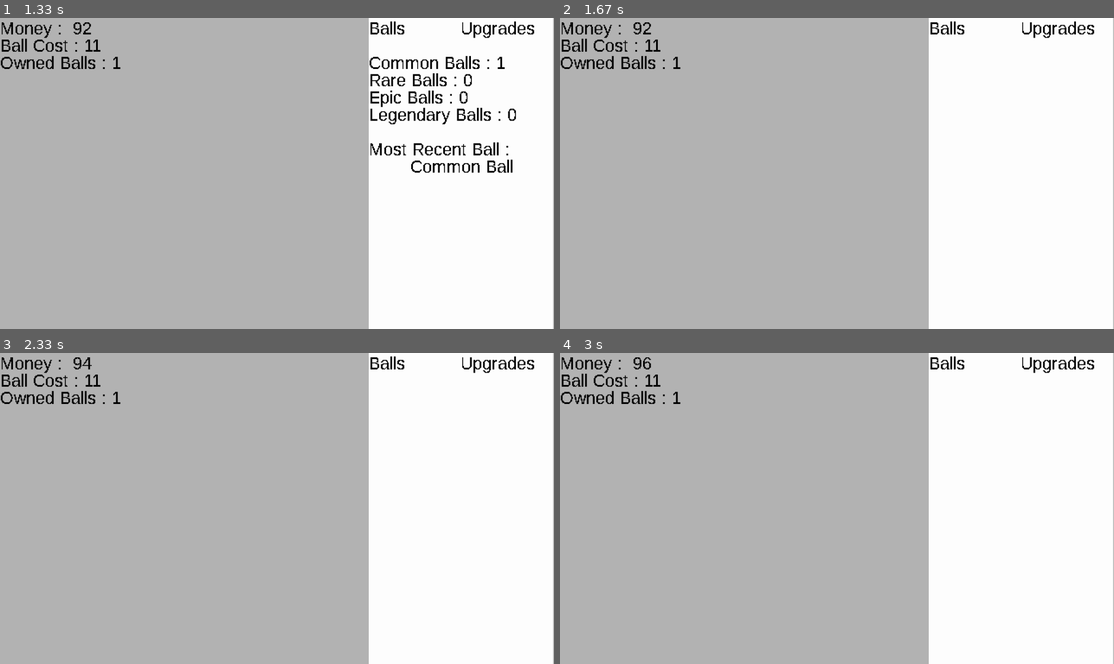
Above: before the commit, frames 1-4 (two rows, left to right).
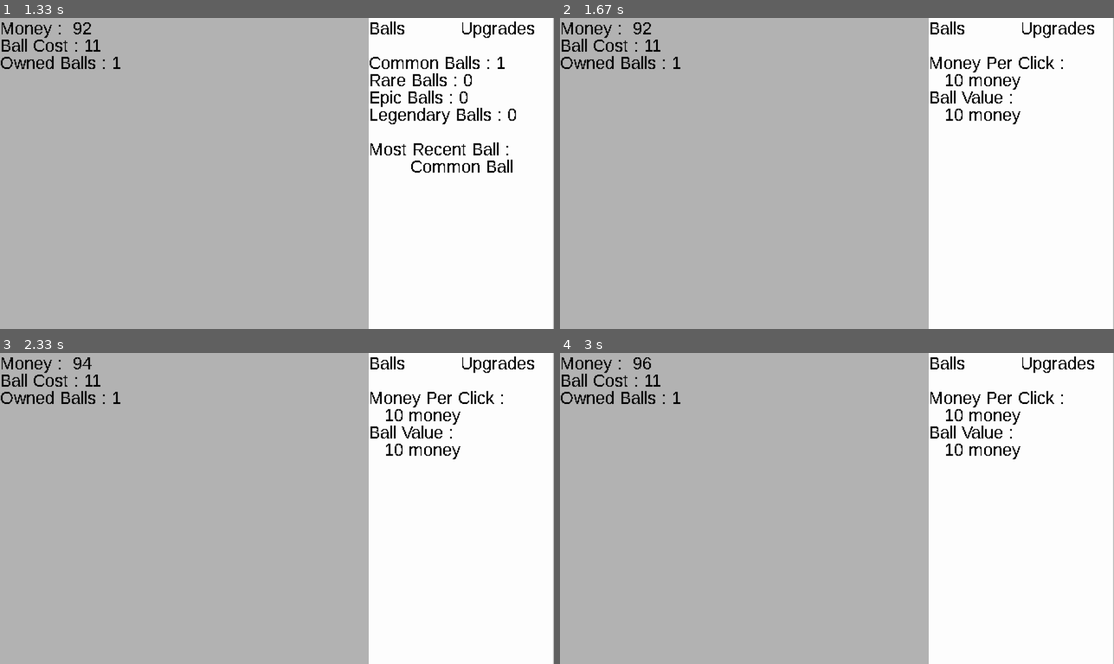
Above: after the commit, the same moments.

Repository: LZX1000/College-I
Game: pygame game, started from Incremental_Incremental.py
The game is run twice, just before and just after one commit, with the same random seed, the same clock (stepped at 60 frames per second) and the same inputs.
Inputs (mouse positions are in pixels of both pictures, inside the frame that each line leads up to):
- Up to frame 1 (1.33 s): tap Enter at 0.33 s; click (144, 176) at 0.72 s; click (105, 248) at 1.05 s
- Up to frame 2 (1.67 s): right-click (704, 111) at 1.38 s
- Up to frame 3 (2.33 s): click (77, 499) at 1.72 s; click (277, 545) at 2.05 s
- Up to frame 4 (3 s): click (981, 558) at 2.38 s; click (981, 480) at 2.72 s

Frame 1 is identical in both runs. In frame 2, 1.1% of the frame differs, in the area x 66-91%, y 12-35%; in frame 3, 1.1%; in frame 4, 1.1%.

Commit message:
Display functionless upgrades

Diff:
--- a/Incremental_Incremental.py
+++ b/Incremental_Incremental.py
@@ -2,7 +2,7 @@
 import random
 import time
 import ctypes
-from typing import List
+from typing import List, Tuple
 
 def main():
     class Upgrade:
@@ -42,43 +42,78 @@
                 return self.money_value
             return 0
 
-    class BallsMenuButton(pygame.sprite.Sprite):
-        def __init__(
-            self,
-            menu_surface: pygame.Surface,
-            menu_offset: List[int] | None = [0, 0]
-        ) -> None:
-            super().__init__()
-
-            self.text_surface = font.render("Balls", False, (0, 0, 0))
-            self.rect = pygame.Rect(
-                menu_offset[0],
-                menu_offset[1],
-                menu_surface.get_width() / 2,
-                30
-            )
-
-        def debug(self, surface: pygame.Surface) -> None:
-            pygame.draw.rect(surface, (255, 0, 0), self.rect, 1)
-
-    class UpgradesMenuButton(pygame.sprite.Sprite):
+    class Button(pygame.sprite.Sprite):
         def __init__(
             self,
             surface: pygame.Surface,
-            offset: List[int] | None = [0, 0]
+            text: str | None = None, /,
+            offset: List[List[int]] |
+                    List[Tuple] |
+                    List[int] |
+                    None = [[0, 0]],
+            text_color: List[int] | None = [0, 0, 0],
+            debug_color: List[int] | None = [255, 0, 0]
         ) -> None:
             super().__init__()
-
-            self.text_surface = font.render("Upgrades", False, (0, 0, 0))
+            offsets = offset
+            if isinstance(offset[0], int) or isinstance(offset[0], float):
+                offsets = [offsets]
+            if isinstance(offset[0], tuple):
+                offsets = [list(offset) for offset in offsets]
+
+            self.text_surface = font.render(text, False, text_color)
+            self.debug_color = debug_color
+
+            total_offset_x = sum(offset[0] for offset in offsets)
+            total_offset_y = sum(offset[1] for offset in offsets)
+
             self.rect = pygame.Rect(
-                offset[0] + surface.get_width() / 2,
-                offset[1],
+                total_offset_x,
+                total_offset_y,
                 surface.get_width() / 2,
                 30
             )
 
         def debug(self, surface: pygame.Surface) -> None:
-            pygame.draw.rect(surface, (0, 255, 0), self.rect, 1)
+            pygame.draw.rect(surface, self.debug_color, self.rect, 1)
+
+    # class BallsMenuButton(pygame.sprite.Sprite):
+    #     def __init__(
+    #         self,
+    #         menu_surface: pygame.Surface,
+    #         menu_offset: List[int] | None = [0, 0]
+    #     ) -> None:
+    #         super().__init__()
+
+    #         self.text_surface = font.render("Balls", False, (0, 0, 0))
+    #         self.rect = pygame.Rect(
+    #             menu_offset[0],
+    #             menu_offset[1],
+    #             menu_surface.get_width() / 2,
+    #             30
+    #         )
+
+    #     def debug(self, surface: pygame.Surface) -> None:
+    #         pygame.draw.rect(surface, (255, 0, 0), self.rect, 1)
+
+    # class UpgradesMenuButton(pygame.sprite.Sprite):
+    #     def __init__(
+    #         self,
+    #         surface: pygame.Surface,
+    #         offset: List[int] | None = [0, 0]
+    #     ) -> None:
+    #         super().__init__()
+
+    #         self.text_surface = font.render("Upgrades", False, (0, 0, 0))
+    #         self.rect = pygame.Rect(
+    #             offset[0] + surface.get_width() / 2,
+    #             offset[1],
+    #             surface.get_width() / 2,
+    #             30
+    #         )
+
+    #     def debug(self, surface: pygame.Surface) -> None:
+    #         pygame.draw.rect(surface, (0, 255, 0), self.rect, 1)
 
     # Initialize
     pygame.init()
@@ -99,28 +134,36 @@
     menu_surface = pygame.Surface((internal_width / 3, internal_height)) # For rendering
     screen = pygame.display.set_mode(screen_size) # pygame.FULLSCREEN
 
+    # Menu Buttons
+    balls_menu_button = Button(
+        menu_surface,
+        "Balls",
+        offset=((internal_width / 3) * 2, 0)
+    )
+    upgrades_menu_button = Button(
+        menu_surface,
+        "Upgrades",
+        offset=[(menu_surface.get_width() / 2, 0), ((internal_width / 3) * 2, 0)],
+        debug_color=[0, 255, 0]
+    )
+
     running = True
     new = True # Change when adding saving
     debug_mode = False
     menu_type = "Balls"
-    menu_offset = ((internal_width / 3) * 2, 0)
-    balls_menu_button = BallsMenuButton(menu_surface, menu_offset)
-    upgrades_menu_button = UpgradesMenuButton(menu_surface, menu_offset)
     max_fps = 60
     dt = 0
 
-    initialized_upgrades = []
+    all_upgrades = []
     '''********************Add this to a startup file later********************'''
-    upgrades = [
+    raw_upgrades = [
         ("Money Per Click", "money", 10, 10, "Increase money per click by 1"),
         ("Ball Value", "money", 10, 10, "Increase ball value by 1")
     ]
     '''************************************************************************'''
 
-    for upgrade in upgrades:
-        initialized_upgrades.append(Upgrade(upgrade[0], upgrade[1], upgrade[2], upgrade[3], upgrade[4]))
-
-    upgrades = initialized_upgrades
+    for upgrade in raw_upgrades:
+        all_upgrades.append(Upgrade(upgrade[0], upgrade[1], upgrade[2], upgrade[3], upgrade[4]))
 
     while running:
         # Reset
@@ -130,6 +173,7 @@
             new_ball_cost = 10
             balls = []
             unresolved_balls = []
+            available_upgrades = all_upgrades
             legendary_ball_count = 0
             epic_ball_count = 0
             rare_ball_count = 0
@@ -243,12 +287,16 @@
                 menu_surface.blit(most_recent_ball_text_surface1, (0, 140))
                 menu_surface.blit(most_recent_ball_text_surface2, (0, 160))
         elif menu_type == "Upgrades":
-            # upgrade_text_surfaces = []
-            # for i, upgrade in enumerate(upgrades):
-            #     upgrade_text_surface = font.render(f"{upgrade.name} : {upgrade.cost} : {upgrade.type}", False, (0, 0, 0))
-
+            available_upgrade_text_surfaces = []
+            for upgrade in available_upgrades:
+                available_upgrade_name_text_surface = font.render(f"{upgrade.name} :", False, (0, 0, 0))
+                available_upgrade_price_text_surface = font.render(f"   {upgrade.cost} {upgrade.type}", False, (0, 0, 0))
+                available_upgrade_text_surfaces.append((available_upgrade_name_text_surface, available_upgrade_price_text_surface))
             # # Blit to Upgrades Menu
             menu_surface.fill((255, 255, 255)) # Sub-background
+            for i, upgrade_text_surface in enumerate(available_upgrade_text_surfaces):
+                menu_surface.blit(upgrade_text_surface[0], (0, i * 40 + 40))
+                menu_surface.blit(upgrade_text_surface[1], (0, i * 40 + 60))
         menu_surface.blit(balls_menu_button.text_surface, (0, 0))
         menu_surface.blit(upgrades_menu_button.text_surface, (menu_surface.get_width() / 2, 0))
         # Blit to internal_surface
